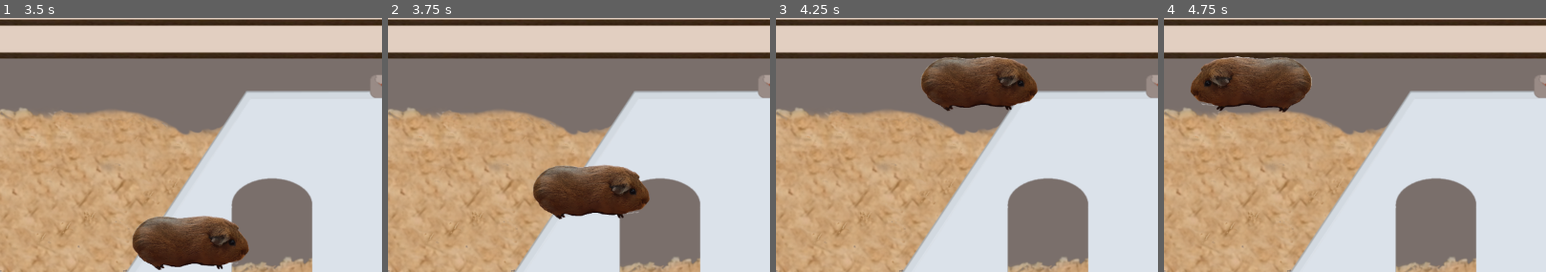
Above: before the commit, frames 1-4 (left to right).
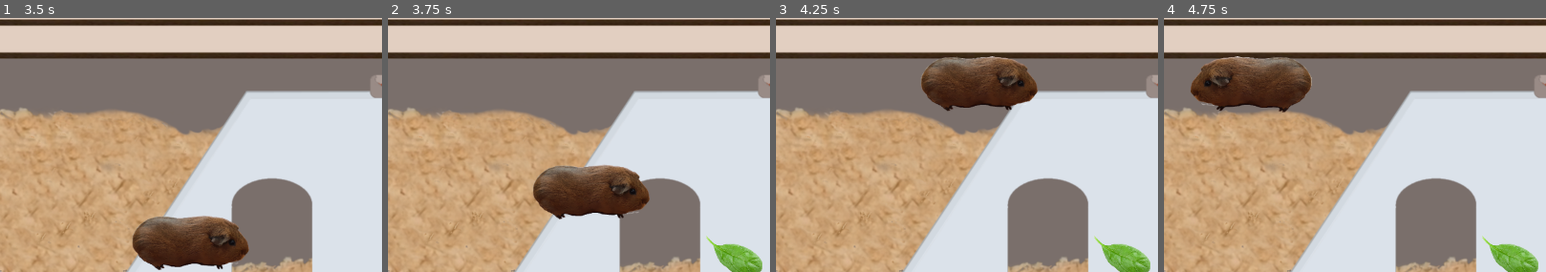
Above: after the commit, the same moments.

Repository: bristol-pride-game-jam/Honey
Game: Godot game, scene res://Main.tscn
Same seed, same stepped clock (60 frames per second), same inputs: the game is played once before the commit and once after it.
Inputs:
- Up to frame 1 (3.5 s): click "Play" at 0.5 s; tap Enter at 1.25 s; hold Right (ui_right) 1.28-2.03 s; hold Down (ui_down) 2.03-2.78 s; tap Space at 2.75 s; hold Right (ui_right) from 2.78 s (still down)
- Up to frame 2 (3.75 s): release Right (ui_right) at 3.53 s; hold Up (ui_up) from 3.53 s (still down)
- Up to frame 3 (4.25 s): keep holding Up (ui_up)
- Up to frame 4 (4.75 s): release Up (ui_up) at 4.28 s; hold Left (ui_left) from 4.28 s (still down)
The pictures show only the part of the screen within x 36-86%, y 50-100%; the shares and areas given below are measured in that part.

Frame 1 is identical in both runs. In frame 2, 1.1% of the frame differs, in the area x 83-98%, y 85-100%; in frame 3, 1.1%; in frame 4, 1.1%.

Commit message:
Hooked up spinach scene

Diff:
--- a/Main.gd
+++ b/Main.gd
@@ -1,4 +1,6 @@
 extends Node
+
+export (PackedScene) var Spinach
 
 var score
 
@@ -12,18 +14,31 @@
 	$Player.start($StartPosition.position)
 	$Music.play()
 	$StartTimer.start()
+	$SpinachTimer.start()
 	$ColorRect.visible = false
 	$Background.visible = true
 
-# Trigged by the "hit" signal on the player
+# -- UNUSED --
 func game_over():
 	$ScoreTimer.stop()
+	$SpinachTimer.stop()
 	$HUD.show_game_over()
 	$Music.stop()
 	$EndSound.play()
 	$ColorRect.visible = true
 	$Background.visible = false
 
-# When the start timer finishes (one shot)
+# -- UNUSED --
 func _on_StartTimer_timeout():
 	pass # Do nothing
+
+# Generate a new spinach leaf
+func _on_SpinachTimer_timeout():
+	var spinach = Spinach.instance()
+	add_child(spinach)
+	spinach.position = Vector2(400, 400)
+	spinach.connect("eaten", self, "_on_Spinach_eaten")
+
+# Fired when leaf is collided with
+func _on_Spinach_eaten():
+	pass
--- a/Main.tscn
+++ b/Main.tscn
@@ -1,14 +1,16 @@
-[gd_scene load_steps=7 format=2]
+[gd_scene load_steps=8 format=2]
 
 [ext_resource path="res://Main.gd" type="Script" id=1]
-[ext_resource path="res://art/background.png" type="Texture" id=2]
-[ext_resource path="res://Player.tscn" type="PackedScene" id=3]
-[ext_resource path="res://HUD.tscn" type="PackedScene" id=4]
-[ext_resource path="res://art/House In a Forest Loop.ogg" type="AudioStream" id=5]
-[ext_resource path="res://art/gameover.wav" type="AudioStream" id=6]
+[ext_resource path="res://Spinach.tscn" type="PackedScene" id=2]
+[ext_resource path="res://art/background.png" type="Texture" id=3]
+[ext_resource path="res://Player.tscn" type="PackedScene" id=4]
+[ext_resource path="res://HUD.tscn" type="PackedScene" id=5]
+[ext_resource path="res://art/House In a Forest Loop.ogg" type="AudioStream" id=6]
+[ext_resource path="res://art/gameover.wav" type="AudioStream" id=7]
 
 [node name="Main" type="Node2D"]
 script = ExtResource( 1 )
+Spinach = ExtResource( 2 )
 
 [node name="ColorRect" type="ColorRect" parent="."]
 margin_right = 1200.0
@@ -28,16 +30,19 @@
 wait_time = 2.0
 one_shot = true
 
+[node name="SpinachTimer" type="Timer" parent="."]
+wait_time = 3.0
+
 [node name="StartPosition" type="Position2D" parent="."]
 position = Vector2( 154.145, 755.415 )
 
-[node name="HUD" parent="." instance=ExtResource( 4 )]
+[node name="HUD" parent="." instance=ExtResource( 5 )]
 
 [node name="Music" type="AudioStreamPlayer" parent="."]
-stream = ExtResource( 5 )
+stream = ExtResource( 6 )
 
 [node name="EndSound" type="AudioStreamPlayer" parent="."]
-stream = ExtResource( 6 )
-[connection signal="hit" from="Player" to="." method="game_over"]
+stream = ExtResource( 7 )
 [connection signal="timeout" from="StartTimer" to="." method="_on_StartTimer_timeout"]
+[connection signal="timeout" from="SpinachTimer" to="." method="_on_SpinachTimer_timeout"]
 [connection signal="start_game" from="HUD" to="." method="new_game"]
--- a/Player.gd
+++ b/Player.gd
@@ -1,8 +1,4 @@
 extends Area2D
-
-# Emits a signal when the collision is fired for the player
-# Signal == Event methinks
-signal hit
 
 # "export" makes this valuable available in the inspector, so we can play about with it quickly
 export var speed = 400  # How fast the player will move (pixels/sec).
@@ -52,11 +48,6 @@
 	    # See the note below about boolean assignment
 	    $AnimatedSprite.flip_h = velocity.x < 0
 
-func _on_Player_body_entered(body):
-	hide()  # Player disappears after being hit.
-	emit_signal("hit") # Send out the signal (event) when collided with
-	$CollisionShape2D.set_deferred("disabled", true)
-
 # To be called when starting a new game
 func start(pos):
     position = pos
--- a/Player.tscn
+++ b/Player.tscn
@@ -28,4 +28,3 @@
 [node name="CollisionShape2D" type="CollisionShape2D" parent="."]
 scale = Vector2( 2.41847, 1.70674 )
 shape = SubResource( 2 )
-[connection signal="body_entered" from="." to="." method="_on_Player_body_entered"]
--- /dev/null
+++ b/Spinach.gd
@@ -0,0 +1,9 @@
+extends Area2D
+
+signal eaten
+
+func _ready():
+	pass
+
+func _on_Spinach_area_entered(area):
+	emit_signal("eaten")
--- a/Spinach.tscn
+++ b/Spinach.tscn
@@ -1,19 +1,22 @@
-[gd_scene load_steps=3 format=2]
+[gd_scene load_steps=4 format=2]
 
-[ext_resource path="res://art/spinach_leave.png" type="Texture" id=1]
+[ext_resource path="res://Spinach.gd" type="Script" id=1]
+[ext_resource path="res://art/spinach_leave.png" type="Texture" id=2]
 
 [sub_resource type="CapsuleShape2D" id=1]
 radius = 22.588
 height = 37.2698
 
-[node name="Spinach" type="Node2D"]
+[node name="Spinach" type="Area2D"]
+script = ExtResource( 1 )
 
 [node name="Sprite" type="Sprite" parent="."]
 position = Vector2( 581.833, 375.328 )
 scale = Vector2( 0.15, 0.15 )
-texture = ExtResource( 1 )
+texture = ExtResource( 2 )
 
 [node name="CollisionShape2D" type="CollisionShape2D" parent="."]
 position = Vector2( 588.442, 378.616 )
 rotation = 2.0944
 shape = SubResource( 1 )
+[connection signal="area_entered" from="." to="." method="_on_Spinach_area_entered"]
Not shown: 1 places in Main.tscn that only renumber resources
